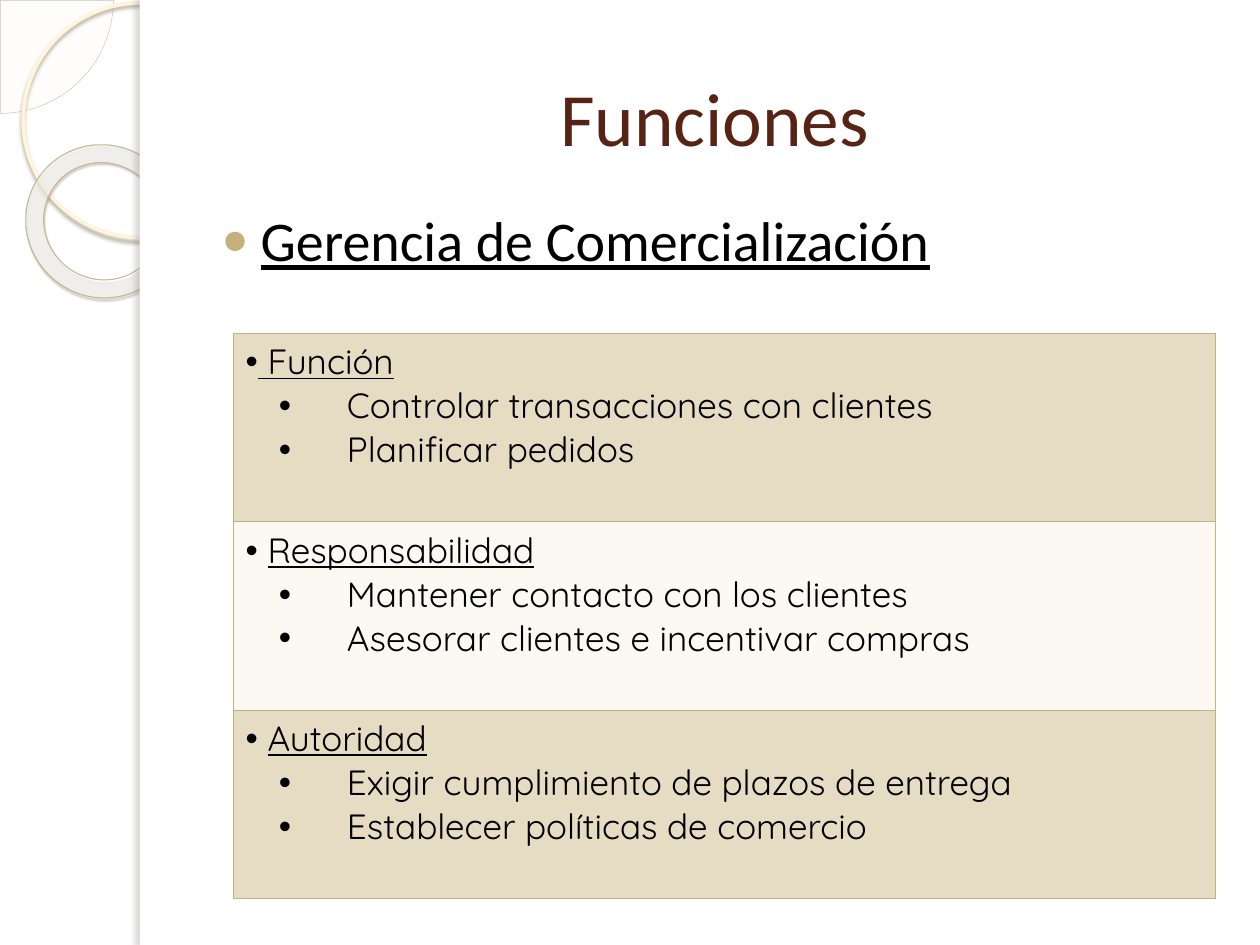
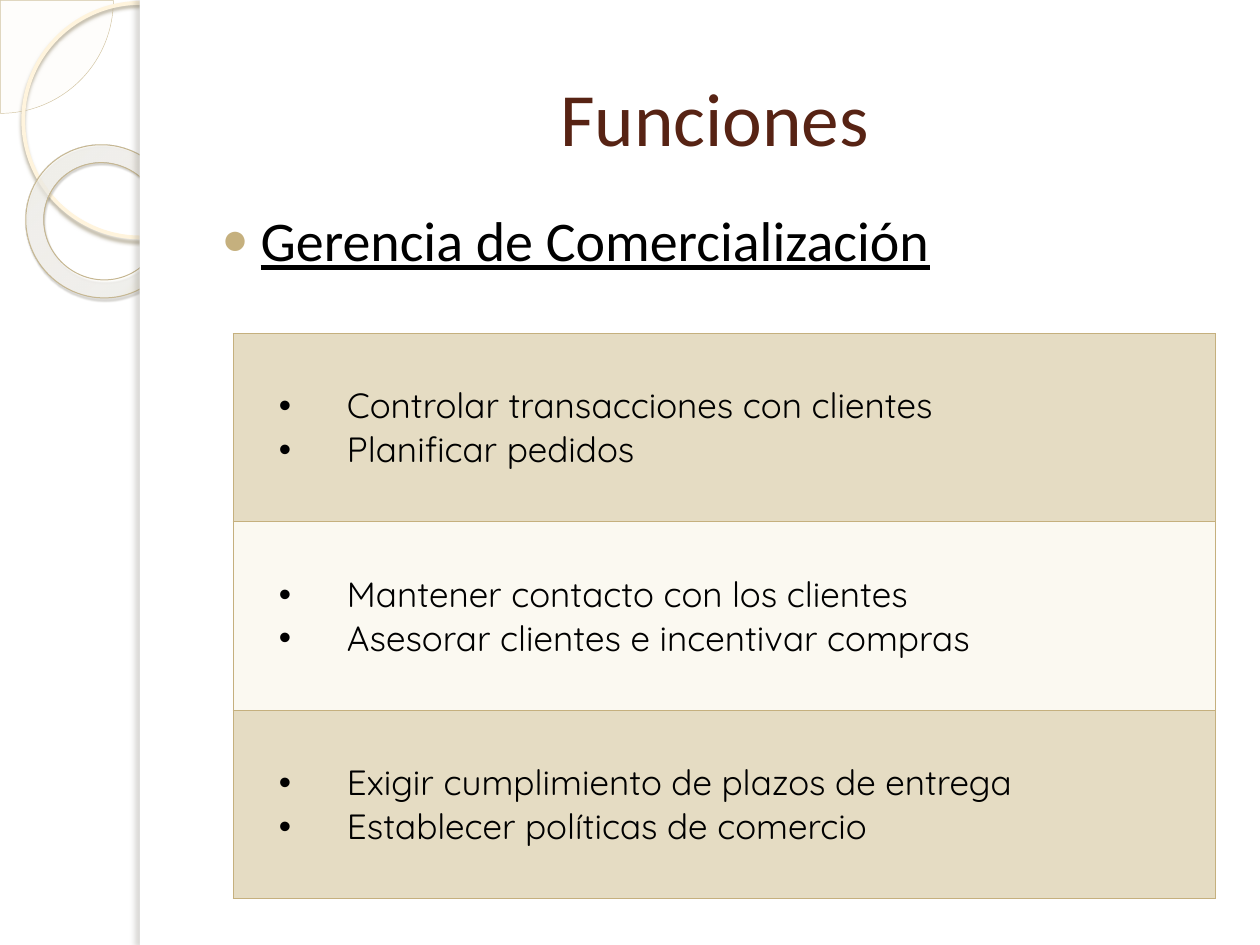
Before and after one commit to Bloodclot24/empresitas, a slide deck: slide 16 of Presentacion/Presentacion.pptx. Drawn at 1260x945 pixels with LibreOffice and Linux fonts; fonts in the diff are those of the drawing; background and template pictures are left out. Boxes give left, top, right and bottom in pixels: in the first picture for what was removed or moved away, otherwise in the second. Text is boxed around its words. In the diff, an @@ line names an element or a change of style, - is before the commit and + after.

```diff
--- a/Presentacion/Presentacion.pptx
+++ b/Presentacion/Presentacion.pptx
@@ table at (x1=233, y1=334, x2=1216, y2=876) @@
-row 1, column 1: Función / Controlar transacciones con clientes / Planificar pedidos
+row 1, column 1: Controlar transacciones con clientes / Planificar pedidos
-row 2, column 1: Responsabilidad / Mantener contacto con los clientes / Asesorar clientes e incentivar compras
+row 2, column 1: Mantener contacto con los clientes / Asesorar clientes e incentivar compras
-row 3, column 1: Autoridad / Exigir cumplimiento de plazos de entrega / Establecer políticas de comercio
+row 3, column 1: Exigir cumplimiento de plazos de entrega / Establecer políticas de comercio
```
Also in this commit, not shown: 7 other slides changed, 1 other file.
